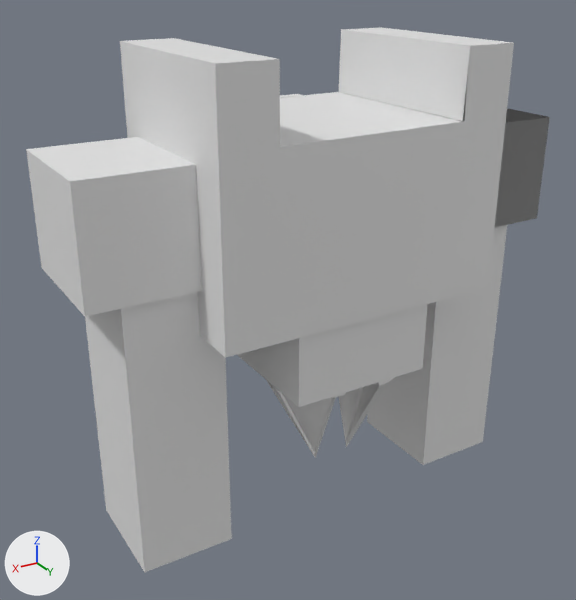
The Blender file Game-TCC/Assets/Models/Game/Robo02.blend, before and after one commit.
Both versions are drawn from a camera (50 mm lens) standing at (6.19, 3.31, 1.67) and looking at (2.92, -2.15, -1.06). Every picture has the same lights, and +X, +Y and +Z are marked at lower left.
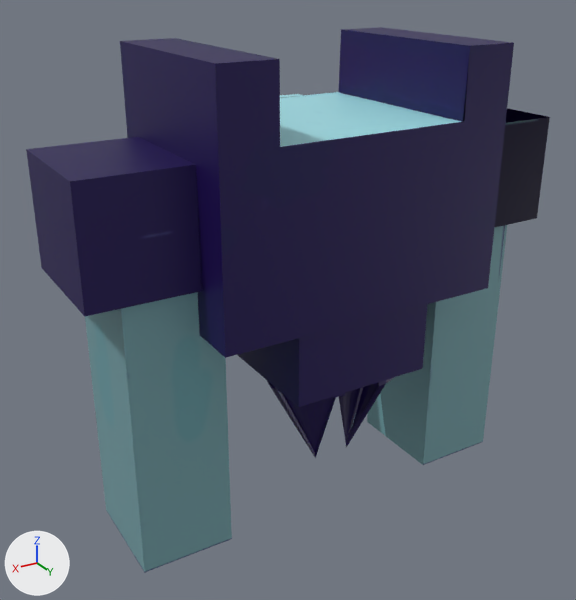
Edits to the scene script, one JSON object a line:
```json
{"op": "add", "block": "img_material_base_color", "code": ["img_material_base_color = load_image('Material Base Color', '_unpacked/Material_Base_Color', 1024, 1024, 'sRGB')"]}
{"op": "add", "block": "mat_material", "code": ["mat_material = principled_material('Material')", "mat_material.texture = img_material_base_color"]}
{"block": "me_cube_006", "where": "# used by ob_cube_005; location = (4.179, -2.109, -1.714); scale = (0.395, 0.463, 1.2)"}
{"op": "remove", "block": "me_cube_006", "code": "me_cube_006.from_pydata(...)  # 268 vertices, 210 faces; spans x -9.06..1.7, y -1.88..1.92, z -1.0..2.33"}
{"op": "add", "block": "me_cube_006", "code": "me_cube_006.from_pydata(...)  # 499 vertices, 555 faces; spans x -9.06..1.7, y -1.88..1.92, z -1.0..2.33"}
{"block": "me_cube_006", "change": "me_cube_006 part 1: 231 vertices added at x -5.13..-2.14, y -0.05..1.78, z -0.37..0.17"}
{"block": "me_cube_006", "change": "me_cube_006 part 2: 152 faces spanning x -9.06..1.7, y -1.88..1.92, z -1.0..2.33 switch from no material to mat_material (picture img_material_base_color)"}
```

Pixel boxes (x1, y1, x2, y2) of what changed, in the pictures (576 x 600 px):
```json
{"part": 1, "of": "me_cube_006", "change": "added", "after": [268, 378, 393, 458], "on screen": "blue"}
{"part": 2, "of": "me_cube_006", "change": "recoloured", "before": [26, 27, 550, 572], "after": [26, 27, 550, 572]}
```
